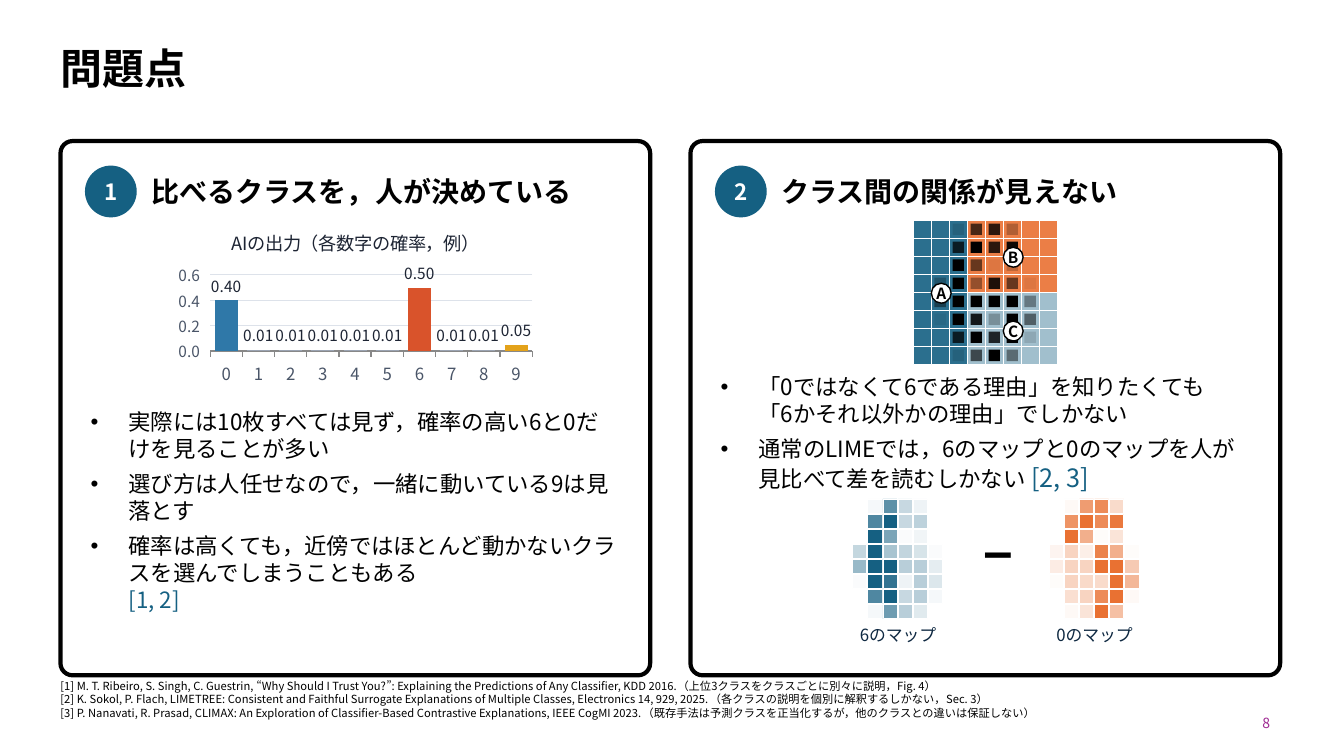
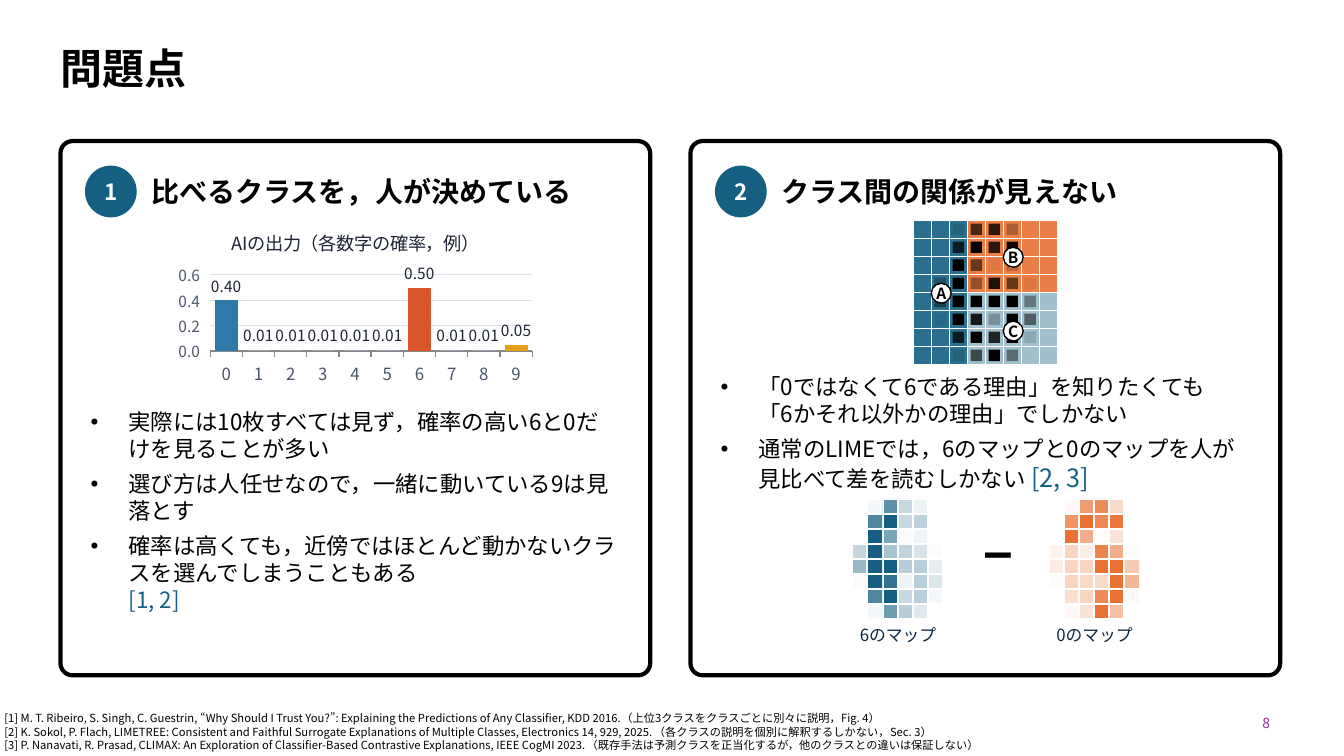
Before and after one commit to SoutaIkegame/Fisher_LIME, a slide deck: slide 8 of docs/seminar/2026-10-05_seminar.pptx. Drawn at 1344x756 pixels with LibreOffice and Linux fonts; fonts in the diff are those of the drawing. Boxes give left, top, right and bottom in pixels: in the first picture for what was removed or moved away, otherwise in the second. Text is boxed around its words. In the diff, an @@ line names an element or a change of style, - is before the commit and + after.

```diff
--- a/docs/seminar/2026-10-05_seminar.pptx
+++ b/docs/seminar/2026-10-05_seminar.pptx
@@ text "[1] M. T. Ribeiro, S. ...": place and size @@
-text "[1] M. T. Ribeiro, S. ..." at [60, 680, 1035, 720]
+text "[1] M. T. Ribeiro, S. ..." at [4, 712, 979, 752]
```
Also in this commit, not shown: 3 other slides changed, 1 slide added, 6 other files.
